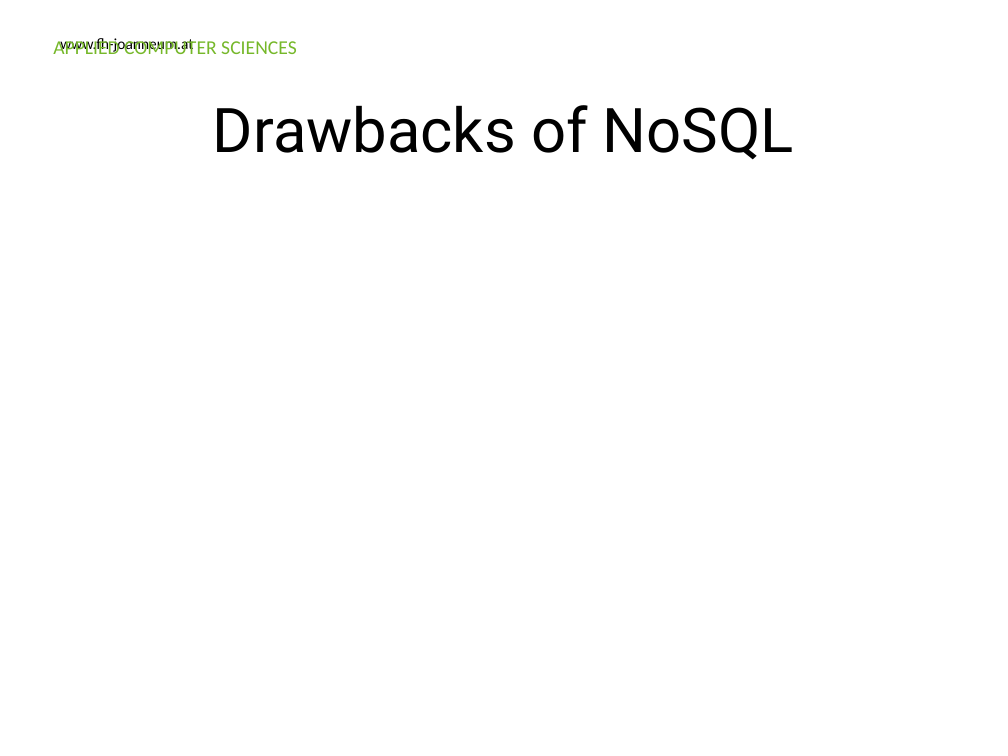
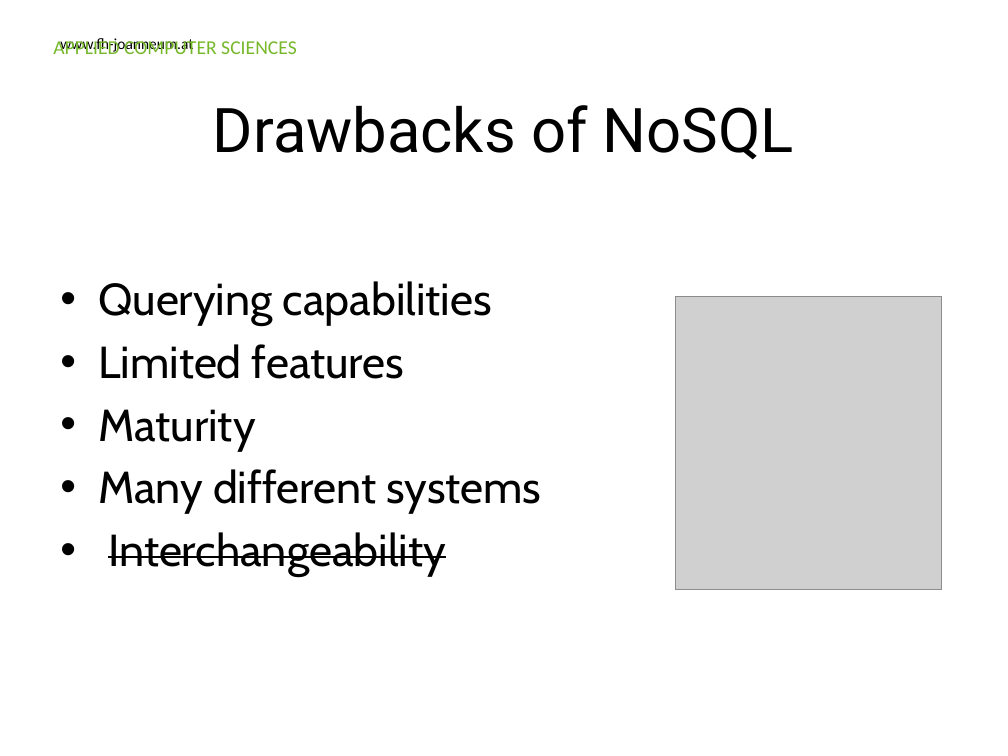
Before and after one commit to Ravenlord/guest-lecture-nosql, a slide deck: slide 41 of Presentation/FHJ_guest_lecture_nosql.pptx (slide 39 before the commit). Drawn at 1008x756 pixels with LibreOffice and Linux fonts; fonts in the diff are those of the drawing; grey boxes stand for pictures; background and template pictures are left out. Boxes give left, top, right and bottom in pixels: in the first picture for what was removed or moved away, otherwise in the second. Text is boxed around its words. In the diff, an @@ line names an element or a change of style, - is before the commit and + after.

```diff
--- a/Presentation/FHJ_guest_lecture_nosql.pptx
+++ b/Presentation/FHJ_guest_lecture_nosql.pptx
@@ text added at (98, 281, 541, 576), 32 pt, text #000000 @@
+• Querying capabilities
+• Limited features
+• Maturity
+• Many different systems
+• Interchangeability
@@ picture added at (675, 296, 941, 590) @@
```
Also in this commit, not shown: 8 other slides changed, 11 slides added, 2 slides removed.
